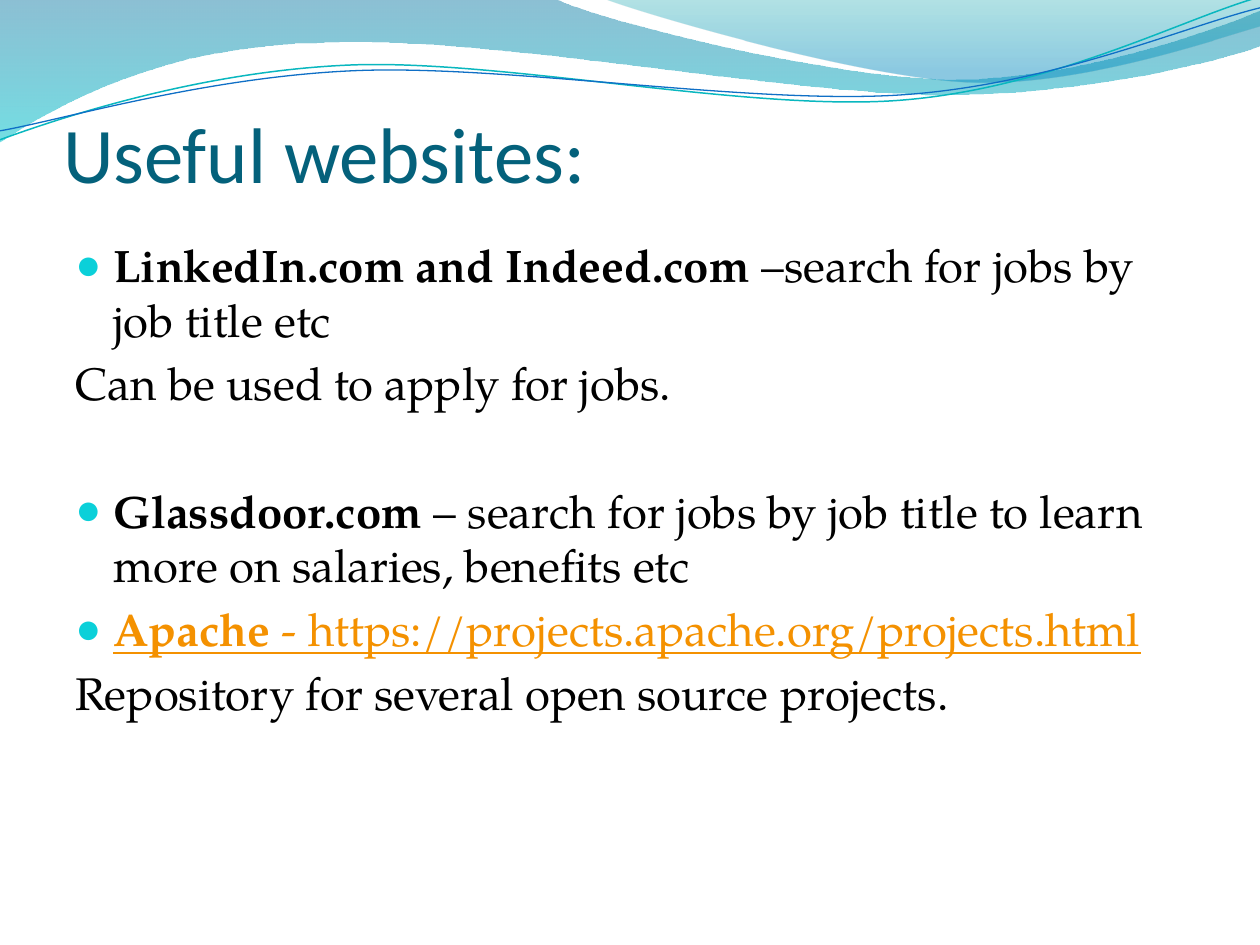
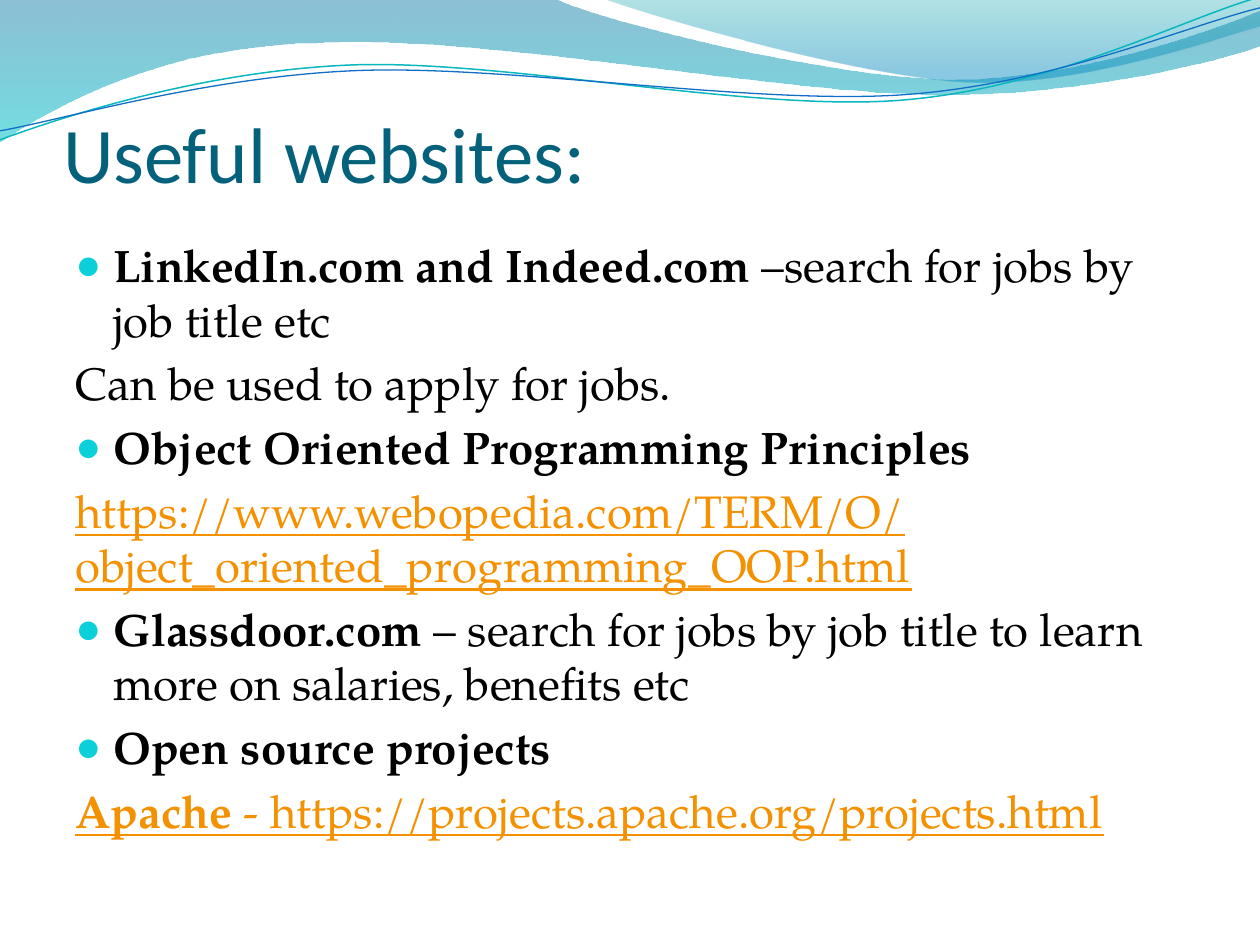
Before and after one commit to rkavitha/PresentationOnITIndustry, a slide deck: slide 13 of IT Industry.pptx. Drawn at 1260x945 pixels with LibreOffice and Linux fonts; fonts in the diff are those of the drawing; background and template pictures are left out. Boxes give left, top, right and bottom in pixels: in the first picture for what was removed or moved away, otherwise in the second. Text is boxed around its words. In the diff, an @@ line names an element or a change of style, - is before the commit and + after.

```diff
--- a/IT Industry.pptx
+++ b/IT Industry.pptx
@@ text at [75,431,972,595]: paragraphs added @@
+● Object Oriented Programming Principles
+https://www.webopedia.com/TERM/O/object_oriented_programming_OOP.html
@@ text at [75,676,948,723]: paragraph removed @@
-Repository for several open source projects.
@@ text at [113,732,550,776]: paragraph added @@
+● Open source projects
@@ text at [75,795,1102,841]: bullet ● to none @@
```
Also in this commit, not shown: 7 other slides changed, 1 slide added.
